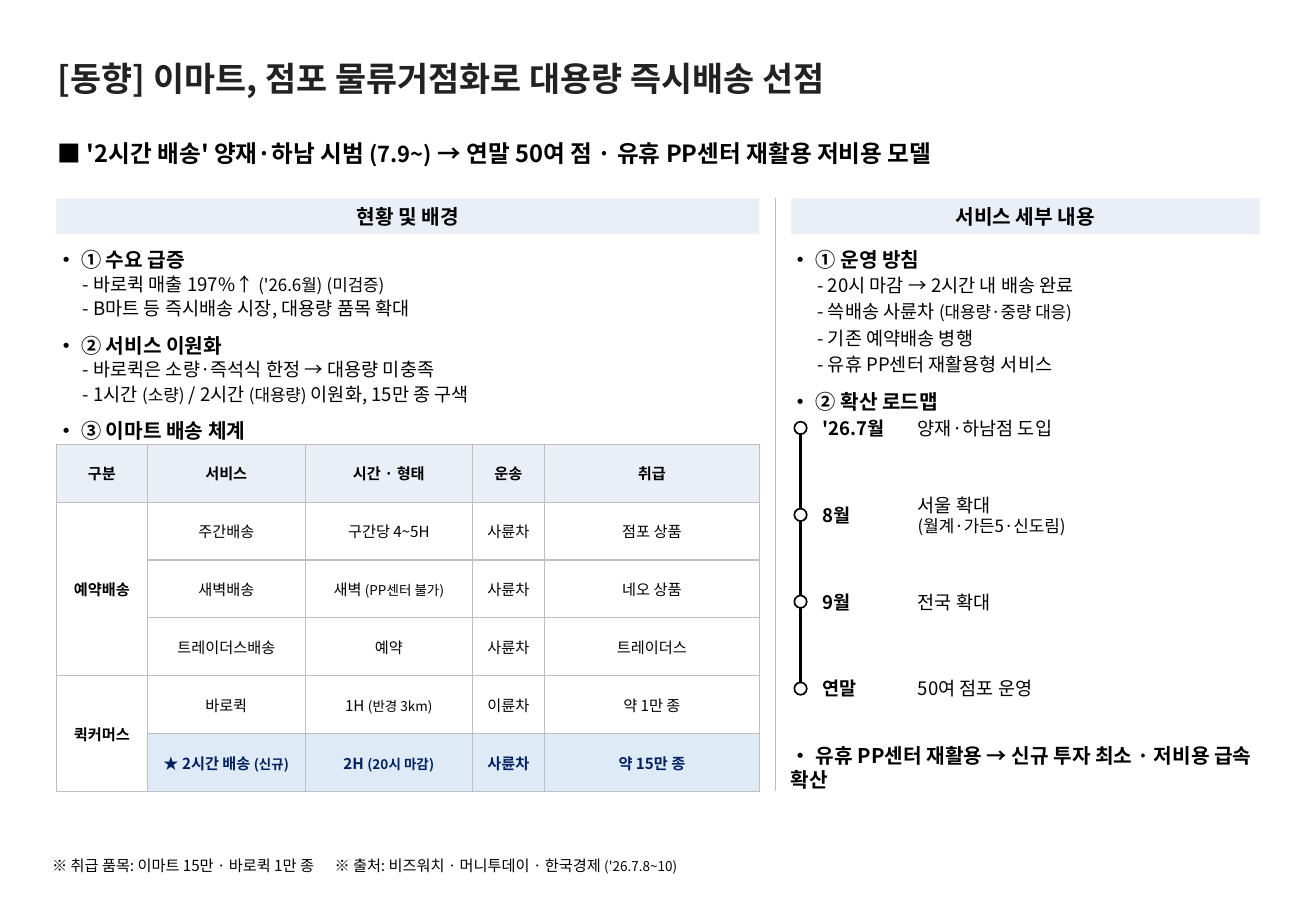
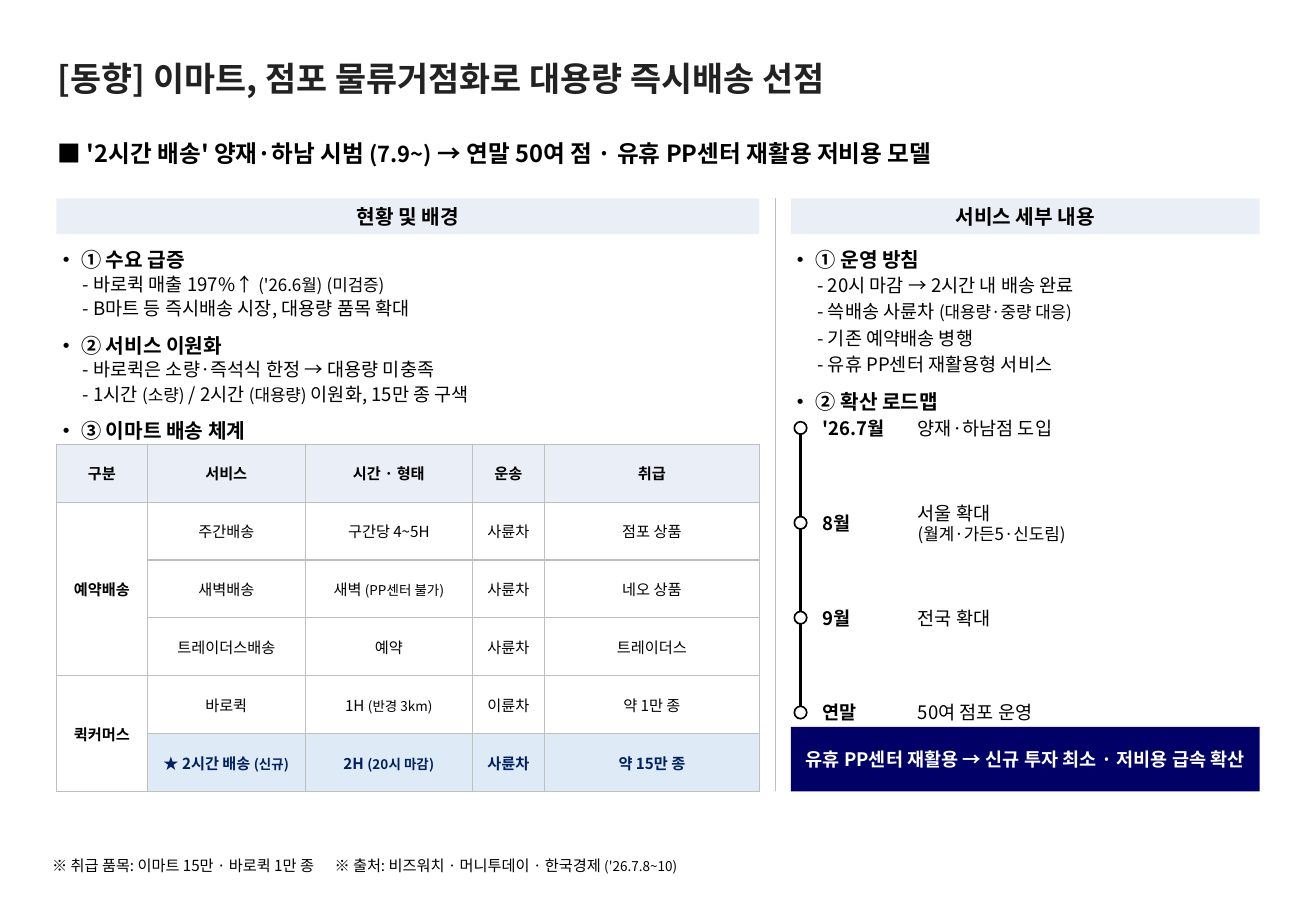
Before and after one commit to avoseed/web1, a slide deck: slide 1 of reports/ssg-quickcommerce-onepager.pptx. Drawn at 1316x911 pixels with LibreOffice and Linux fonts; fonts in the diff are those of the drawing. Boxes give left, top, right and bottom in pixels: in the first picture for what was removed or moved away, otherwise in the second. Text is boxed around its words. In the diff, an @@ line names an element or a change of style, - is before the commit and + after.

```diff
--- a/reports/ssg-quickcommerce-onepager.pptx
+++ b/reports/ssg-quickcommerce-onepager.pptx
@@ elbow line moved from (801, 428) - (801, 689) to (801, 428) - (801, 713) @@
@@ text "8월": place and size @@
-text "8월" at (822,506,850,524)
+text "8월" at (822,514,850,532)
@@ text "서울 확대": place and size @@
-text "서울 확대" at (918,496,1066,535)
+text "서울 확대" at (918,504,1066,543)
@@ ellipse: place and size @@
-ellipse at (795,509,807,521)
+ellipse at (795,516,807,529)
@@ 2 texts, 1 ellipse: place and size @@
-2 texts, 1 ellipse at (795,593,990,611)
+2 texts, 1 ellipse at (795,609,990,627)
@@ 2 texts, 1 ellipse: place and size @@
-2 texts, 1 ellipse at (795,679,1032,697)
+2 texts, 1 ellipse at (795,703,1032,721)
@@ text "유휴 PP센터 재활용 → 신규 ..." at (806,750,1245,768): vertical alignment bottom to middle @@
@@ rectangle added at (791,727,1260,791), fill #000066 @@
@@ text at (806,750,1245,768): text changed; size 12 to 11 pt; text colour #000000 to #FFFFFF @@
-• 유휴 PP센터 재활용 → 신규 투자 최소 · 저비용 급속 확산
+유휴 PP센터 재활용 → 신규 투자 최소 · 저비용 급속 확산
```
Also in this commit, not shown: 1 other file.
